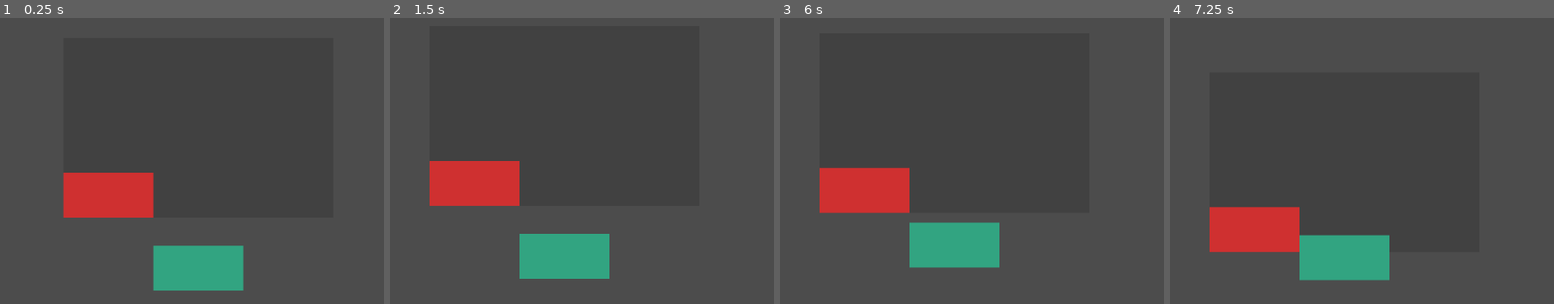
Above: before the commit, frames 1-4 (left to right).
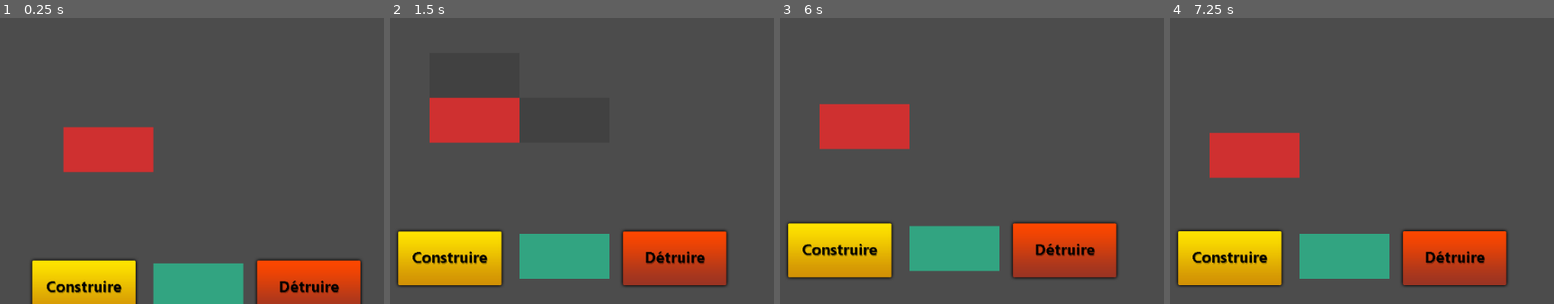
Above: after the commit, the same moments.

Repository: GeoffroyMuller/casino-manager
Game: Godot game, scene res://Scene/Main.tscn
Same seed, same stepped clock (60 frames per second), same inputs: the game is played once before the commit and once after it.
Inputs (mouse positions are in pixels of both pictures, inside the frame that each line leads up to):
- Up to frame 1 (0.25 s): no input
- Up to frame 2 (1.5 s): click (455, 266) at 0.52 s; click (674, 258) at 1.27 s
- Up to frame 3 (6 s): click (837, 258) at 2.02 s; click (1064, 258) at 2.77 s; click (837, 258) at 3.52 s; click (1064, 258) at 4.27 s; click (956, 255) at 5 s; tap Enter at 5.75 s; move the mouse to (outside the picture) at 5.77 s; click (outside the picture) at 5.92 s
- Up to frame 4 (7.25 s): move the mouse to (1342, 289) at 6.52 s; click (1342, 289) at 6.67 s

The runs differ from the first frame. In frame 1, 19% of the frame differs, in the area x 7-95%, y 38-100%; in frame 2, 18%; in frame 3, 19%, in the area x 1-89%, y 29-92%; in frame 4, 17%.

Commit message:
position bug fixed

Diff:
--- a/Scene/Empty.tscn
+++ b/Scene/Empty.tscn
@@ -4,7 +4,10 @@
 [ext_resource path="res://Scene/Script/Empty.gd" type="Script" id=2]
 [ext_resource path="res://Sprite/New Piskel(2).png" type="Texture" id=3]
 
-[node name="Empty" instance=ExtResource( 1 )]
+[node name="Empty" groups=[
+"emptyRoom",
+] instance=ExtResource( 1 )]
+visible = false
 script = ExtResource( 2 )
 
 [node name="Sprite" type="Sprite" parent="." index="1"]
--- a/Scene/Main.tscn
+++ b/Scene/Main.tscn
@@ -6,10 +6,15 @@
 [ext_resource path="res://Scene/room_menu.tscn" type="PackedScene" id=4]
 [ext_resource path="res://Sprite/New Piskel(1).png" type="Texture" id=5]
 [ext_resource path="res://Scene/Script/SaveButton.gd" type="Script" id=6]
-[ext_resource path="res://Scene/Script/lostClick.gd" type="Script" id=7]
+[ext_resource path="res://Sprite/Buttons/Construire.png" type="Texture" id=7]
+[ext_resource path="res://Sprite/Buttons/ConstruireAp.png" type="Texture" id=8]
+[ext_resource path="res://Sprite/Buttons/Detruire.png" type="Texture" id=9]
+[ext_resource path="res://Sprite/Buttons/DetruireAp.png" type="Texture" id=10]
+[ext_resource path="res://Scene/Script/lostClick.gd" type="Script" id=11]
+[ext_resource path="res://Sound/Pickup_Coin.wav" type="AudioStream" id=12]
 
 [sub_resource type="RectangleShape2D" id=2]
-extents = Vector2( 405.248, 22 )
+extents = Vector2( 405.248, 11.9343 )
 
 [sub_resource type="RectangleShape2D" id=1]
 extents = Vector2( 1280.73, 922.542 )
@@ -70,12 +75,35 @@
 texture_normal = ExtResource( 5 )
 script = ExtResource( 6 )
 
+[node name="buildButton" type="TextureButton" parent="allRoom/Camera2D"]
+margin_left = -256.0
+margin_top = 190.0
+margin_right = -26.0
+margin_bottom = 300.0
+rect_scale = Vector2( 0.8, 0.8 )
+texture_normal = ExtResource( 7 )
+texture_pressed = ExtResource( 8 )
+
+[node name="destroyButton" type="TextureButton" parent="allRoom/Camera2D"]
+margin_left = 64.0
+margin_top = 190.0
+margin_right = 294.0
+margin_bottom = 300.0
+rect_scale = Vector2( 0.8, 0.8 )
+texture_normal = ExtResource( 9 )
+texture_pressed = ExtResource( 10 )
+
 [node name="lostClick" type="Area2D" parent="."]
-script = ExtResource( 7 )
+script = ExtResource( 11 )
 
 [node name="CollisionShape2D" type="CollisionShape2D" parent="lostClick"]
 position = Vector2( 98.9079, 83.4535 )
 shape = SubResource( 1 )
+
+[node name="SoundPlayer" type="AudioStreamPlayer2D" parent="."]
+stream = ExtResource( 12 )
+attenuation = 2.14354
+bus = "Sound Bus"
 
 [connection signal="mouse_entered" from="allRoom/Camera2D/cameraUp" to="allRoom/Camera2D" method="_on_cameraUp_mouse_entered"]
 [connection signal="mouse_exited" from="allRoom/Camera2D/cameraUp" to="allRoom/Camera2D" method="_on_cameraUp_mouse_exited"]
@@ -85,4 +113,5 @@
 [connection signal="timeout" from="allRoom/Camera2D/cameraDown/TimerCameraDown" to="allRoom/Camera2D" method="_on_TimerCameraDown_timeout"]
 [connection signal="room_selected" from="allRoom/Camera2D/RoomsMenu" to="." method="onObjectSelected"]
 [connection signal="pressed" from="allRoom/Camera2D/SaveButton" to="allRoom/Camera2D/SaveButton" method="_on_TextureButton_pressed"]
+[connection signal="pressed" from="allRoom/Camera2D/buildButton" to="." method="_on_buildButton_pressed"]
 [connection signal="exit_all" from="lostClick" to="." method="_on_lostClick_exit_all"]
--- a/Scene/Script/Grid_casino.gd
+++ b/Scene/Script/Grid_casino.gd
@@ -1,70 +1,78 @@
 extends Node2D
 
 onready var nul : PackedScene = preload("res://Scene/Empty.tscn")
+onready var accueil : PackedScene = preload("res://Scene/Accueil.tscn")
+
+onready var coinSound = preload("res://Sound/Pickup_Coin.wav")
+onready var buildSound = preload("res://Sound/put_salle.wav")
 
 var score : int = 0
+
+onready var line : Array = [null, null, null]
 
 onready var grid : Array = [
 	[null, null, null],
 	[null, null, null],
 	[null, null, null],
-	[load("res://Scene/Accueil.tscn").instance(), null, null]
+	[null, null, null]
 ]
 
 var x : Array = [0, 128, 256]
 var y : Array = [0, 64, 128, 192]
+var nbY = 4
 
 func _ready():
+
 	initialize_empty_grid()
-	$allRoom/Camera2D.position = Vector2(128, 64)
+	set_object_at_coordonates(nbY - 1, 0, accueil)
+	$allRoom/Camera2D.position = Vector2(128, nbY * 64 / 1.666666667 )
 	load_game()
 	pass
 
-func get_object_at_coordonates(x_coord, y_coord) -> PackedScene :
+func get_object_at_coordonates(y_coord, x_coord) -> PackedScene :
 	var room_object
-	if x_coord >= 0 and x_coord <= x.size() and y_coord >= 0 and y_coord <= y.size() :
-		room_object = grid[x_coord][y_coord]
+	if x_coord >= 0 and x_coord < x.size() and y_coord >= 0 and y_coord < nbY:
+		room_object = grid[y_coord][x_coord]
 	else :
 		room_object = null
 	return room_object
 
-func set_object_at_coordonates(x_coord, y_coord, object):
+func set_object_at_coordonates(y_coord, x_coord, object):
 	if (object != null):
-		var old_room = get_object_at_coordonates(x_coord, y_coord)
+		var old_room = get_object_at_coordonates(y_coord, x_coord)
 		if (old_room != null):
 			old_room.queue_free()
 		var object_instance = object.instance()
-		grid[x_coord][y_coord] = object_instance
-		object_instance.set_pos(x_coord, y_coord)
+		grid[y_coord][x_coord] = object_instance
+		object_instance.set_pos(y_coord, x_coord)
 		connect_signals(object_instance)
-		display_room(x_coord, y_coord)
-	else : grid[x_coord][y_coord] = object
+		display_room(y_coord, x_coord)
+	else : grid[y_coord][x_coord] = object
 
 func display_room(i, j):
 	var obj = get_object_at_coordonates(i,j)
 	if (obj != null):
 		$allRoom/Rooms.add_child(obj)
-		obj.position = Vector2(x[j], y[i])
+		obj.position = Vector2(x[j], i * 64)
 
 func initialize_empty_grid():
-	for i in range(4):
+	for i in range(nbY):
 		for j in range(3):
 			if get_object_at_coordonates(i, j) == null:
 				set_object_at_coordonates(i, j, nul)
-			else :
-				display_room(i,j)
-				connect_signals(get_object_at_coordonates(i,j))
 
 func display_all_rooms():
-	for i in range(4):
+	for i in range(nbY):
 		for j in range(3):
 			display_room(i, j)
 
 func remove_all_rooms():
-	for i in range(4):
+	for i in range(nbY):
 		for j in range(3):
 			var object : Object = get_object_at_coordonates(i,j)
 			if (object != null):
+				object.disconnect("clicked", self,"onObjectClicked")
+				object.disconnect("facture", self,"onFactureReceived")
 				object.queue_free()
 				set_object_at_coordonates(i,j, nul)
 
@@ -91,12 +99,16 @@
 	if room != null :
 		set_object_at_coordonates(pos[0], pos[1], room)
 		$allRoom/Camera2D/RoomsMenu.visible = false
+		$SoundPlayer.stream = buildSound
+		$SoundPlayer.play()
 
 func onFactureReceived(gain, cost):
 	print("cost = ", cost, " gain = ", gain)
 	var total = gain - cost
 
 	score = score + total
+	$SoundPlayer.stream = coinSound
+	$SoundPlayer.play()
 	if score < -10000 :
 		pass
 
@@ -104,6 +116,9 @@
 func _on_lostClick_exit_all():
 	if $allRoom/Camera2D/RoomsMenu.visible :
 		$allRoom/Camera2D/RoomsMenu.visible = false
+	var save_nodes = get_tree().get_nodes_in_group("emptyRoom")
+	for node in save_nodes:
+		node.visible = false
 	pass # Replace with function body.
 
 func _input(event):
@@ -118,7 +133,7 @@
 		if (event.button_index == BUTTON_WHEEL_DOWN):
 			if $allRoom/Camera2D.zoom < Vector2(1, 1):
 				$allRoom/Camera2D.zoom = $allRoom/Camera2D.zoom + Vector2(0.5, 0.5)
-				$allRoom/Camera2D.position = Vector2(128, 64)
+				$allRoom/Camera2D.position = Vector2(128, nbY * 64 / 1.666666667)
 				$allRoom/Camera2D/RoomsMenu.scale = Vector2(1, 1)
 				$allRoom/Camera2D/RoomsMenu.position = $allRoom/Camera2D/RoomsMenu.position * 2
 
@@ -133,6 +148,32 @@
 		var current_line = parse_json(save_game.get_line())
 		if current_line != null :
 			var new_object = load(current_line["filename"])
-			set_object_at_coordonates(current_line["position_x"], current_line["position_y"], new_object)
+			if current_line["position_y"] > nbY:
+				for i in current_line["position_y"] - nbY :
+					add_new_y()
+			if current_line["position_y"] == nbY:
+				add_new_y()
+			set_object_at_coordonates(current_line["position_y"], current_line["position_x"], new_object)
 
 	save_game.close()
+
+func _on_buildButton_pressed():
+	for i in range(nbY):
+		for j in range(3):
+			if get_object_at_coordonates(i+1, j) != null:
+				if get_object_at_coordonates(i+1, j).id != 0:
+					get_object_at_coordonates(i, j).visible = true
+			if get_object_at_coordonates(i, j+1) != null:
+				if get_object_at_coordonates(i, j+1).id != 0:
+					get_object_at_coordonates(i, j).visible = true
+			if get_object_at_coordonates(i, j-1) != null:
+				if get_object_at_coordonates(i, j-1).id != 0:
+					get_object_at_coordonates(i, j).visible = true
+	pass # Replace with function body.
+
+func add_new_y():
+	grid.push_front([null, null, null])
+	nbY = grid.size()
+	remove_all_rooms()
+	initialize_empty_grid()
+	set_object_at_coordonates(nbY - 1, 0, accueil)
--- a/Scene/Script/RoomsMenu.gd
+++ b/Scene/Script/RoomsMenu.gd
@@ -12,14 +12,14 @@
 func _ready():
 	pass # Replace with function body.
 
-func set_pos(x, y):
+func set_pos(y, x):
 	self.x = x
 	self.y = y
 
 func create_and_init(object):
 	var object_instance = object.instance()
-	object_instance.set_pos(x, y)
-	emit_signal("room_selected", object, [x, y])
+	object_instance.set_pos(y, x)
+	emit_signal("room_selected", object, [y, x])
 
 func _on_AccueilButton_pressed():
 	create_and_init(accueil)
--- a/Scene/Script/room_interface.gd
+++ b/Scene/Script/room_interface.gd
@@ -29,9 +29,9 @@
 	return id
 
 func get_pos() -> Array :
-	return [position_x, position_y]
+	return [position_y, position_x]
 
-func set_pos(x, y):
+func set_pos(y, x):
 	position_x = x
 	position_y = y
 
--- /dev/null
+++ b/default_bus_layout.tres
@@ -0,0 +1,10 @@
+[gd_resource type="AudioBusLayout" format=2]
+
+[resource]
+bus/0/volume_db = 3.6
+bus/1/name = "Sound Bus"
+bus/1/solo = false
+bus/1/mute = false
+bus/1/bypass_fx = false
+bus/1/volume_db = -12.3
+bus/1/send = "Master"
Not shown: 1 places in Scene/Main.tscn that only renumber resources
Not shown, added: Sound/Pickup_Coin.wav.import
Not shown, added: Sound/The Town That Time Forgot WAV.wav.import
Not shown, added: Sound/put_salle.wav.import
Not shown, added: Sprite/Buttons/Construire.png.import
Not shown, added: Sprite/Buttons/ConstruireAp.png.import
Not shown, added: Sprite/Buttons/Detruire.png.import
Not shown, added: Sprite/Buttons/DetruireAp.png.import
Not shown, added: Sound/Pickup_Coin.wav
Not shown, added: Sound/The Town That Time Forgot MP3.mp3
Not shown, added: Sound/put_salle.wav
